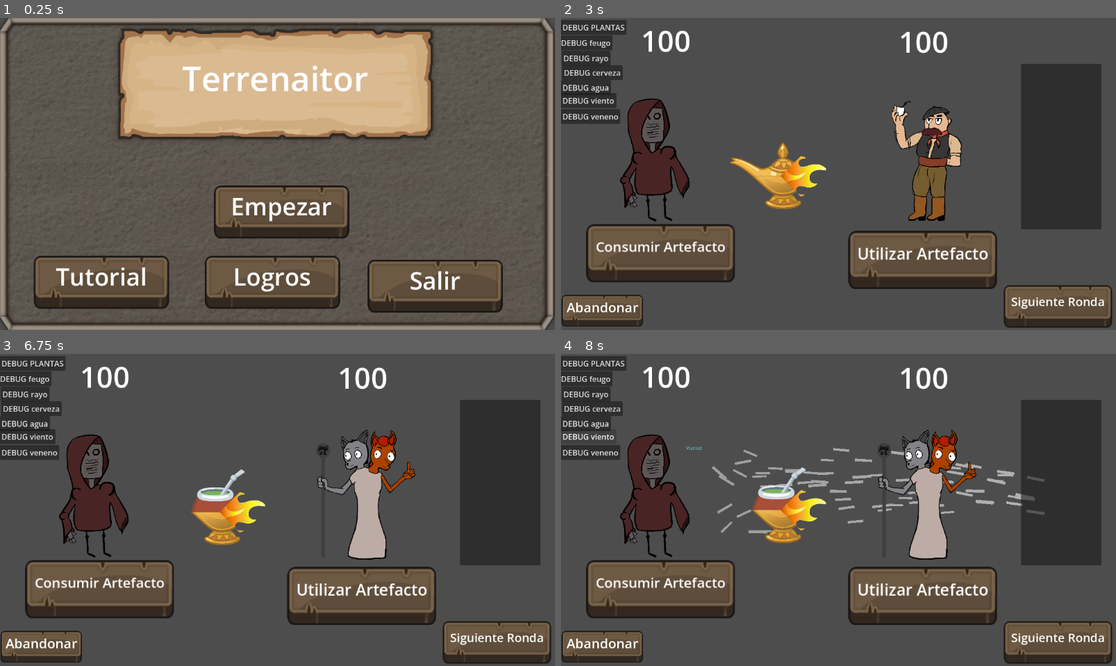
Above: before the commit, frames 1-4 (two rows, left to right).
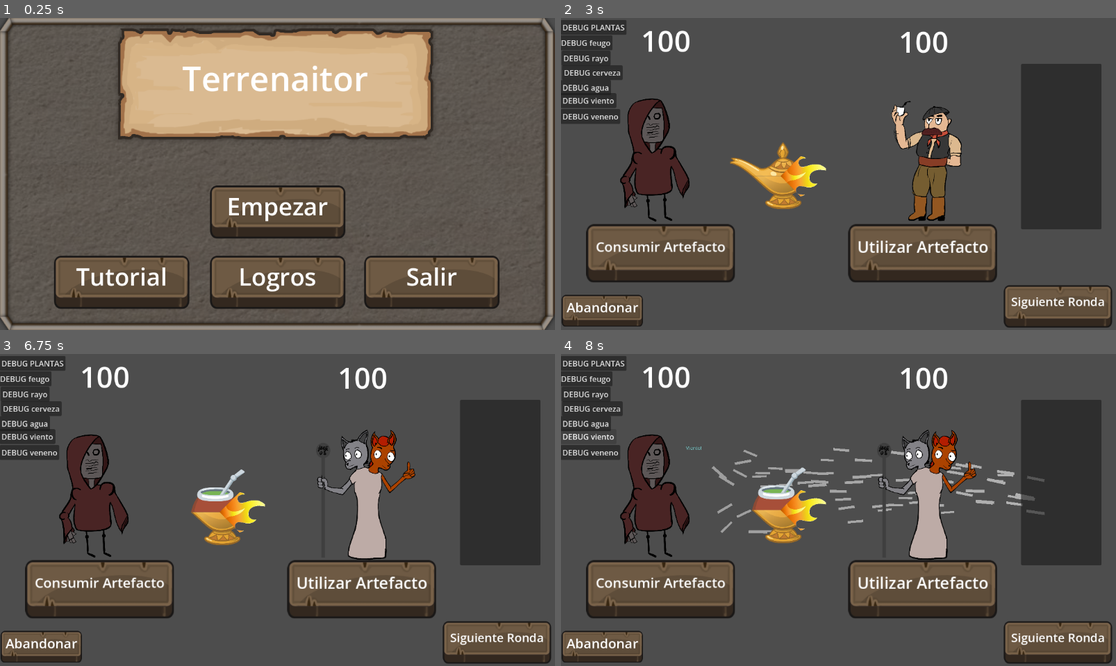
Above: after the commit, the same moments.

Repository: JuanPabloT/GameJam-DCUBA-juego333
Game: Godot game, scene res://escenas/mainmenu.tscn
Same seed, same stepped clock (60 frames per second), same inputs: the game is played once before the commit and once after it.
Inputs:
- Up to frame 1 (0.25 s): no input
- Up to frame 2 (3 s): click "Empezar" at 0.5 s; click "Volver al menu" at 1.25 s; click "Empezar" at 2 s; click "Comenzar combate" at 2.75 s
- Up to frame 3 (6.75 s): click "Abandonar" at 3.5 s; click "Logros" at 4.25 s; click "Logros" at 5 s; click "Empezar" at 5.75 s; click "Comenzar combate" at 6.5 s
- Up to frame 4 (8 s): click "DEBUG viento" at 7.25 s

The runs differ from the first frame. In frame 1, 5.2% of the frame differs, in the area x 6-91%, y 53-95%; in frame 2, 2.8%; in frame 3, 2.8%; in frame 4, 2.8%.

Commit message:
moveset de enemigos

Diff:
--- a/escenas/combate.tscn
+++ b/escenas/combate.tscn
@@ -109,9 +109,9 @@
 [node name="Utilizar" parent="Camera2D/Buttons control" unique_id=2123190864 instance=ExtResource("2_4whe8")]
 layout_mode = 1
 offset_left = -4.0
-offset_top = 94.0
+offset_top = 80.0
 offset_right = 285.0
-offset_bottom = 212.0
+offset_bottom = 198.0
 scale = Vector2(1.1, 1.1)
 label_text = "Utilizar Artefacto"
 
--- a/escenas/enemigo_provisional.gd
+++ b/escenas/enemigo_provisional.gd
@@ -64,49 +64,103 @@
 			enemy.deal_ordinary_damage(randi_range(15, 0))
 
 func _clemen_tina_turn() -> void:
-
+	match randi_range(0,2):
+		0:
+			self.add_shield(5)
+			enemy.apply_water()
+			enemy.deal_ordinary_damage(randi_range(3, 6))
+		1:
+			self.heal_by(7)
+			enemy.apply_lightning()
+			enemy.deal_ordinary_damage(randi_range(3, 6))
+		2:
+			enemy.set_on_fire()
+			enemy.apply_poison(2)
+			enemy.deal_ordinary_damage(randi_range(4, 10))
 	pass
 
 
 func _elemental_turn() -> void:
-	#ataques que aplican fuego
-	pass
+	match randi_range(0,2):
+		0:
+			enemy.set_on_fire()
+			enemy.deal_ordinary_damage(randi_range(2, 7))
+		1:
+			enemy.set_on_fire()
+			enemy.set_on_fire()
+		2:
+			self.set_on_fire()
+			self.heal_by(10)
+			enemy.deal_ordinary_damage(randi_range(0, 5))
 
 
 func _liliana_turn() -> void:
-	#ataques que aplican viento
-	pass
+	match randi_range(0,6):
+		0,1,2:
+			enemy.apply_wind()
+			enemy.deal_ordinary_damage(randi_range(4, 8))
+		3,4:
+			enemy.apply_wind()
+			self.apply_wind()
+		5,6:
+			self.set_on_fire()
+			self.apply_wind()
+			enemy.deal_ordinary_damage(5)
 
 
 func _gaucho_turn() -> void:
-	pass
+	match randi_range(0,5):
+		0,1,2:
+			self.apply_beer()
+			enemy.deal_ordinary_damage(randi_range(4, 7))
+		3,4:
+			self.apply_beer()
+			self.apply_beer()
+			enemy.deal_ordinary_damage(randi_range(3, 6))
+		5:
+			enemy.apply_beer()
+			self.apply_water()
+			enemy.deal_ordinary_damage(randi_range(4, 10))
 
 
 func _alien_turn() -> void:
 	match randi_range(0,3):
 		0:
+			enemy.apply_lightning()
 			self.add_shield(10)
 		1,2:
 			self.add_shield(5)
-			enemy.deal_ordinary_damage(randi_range(5, 10))
+			enemy.deal_ordinary_damage(randi_range(3, 8))
 		3:
-			enemy.deal_ordinary_damage(randi_range(5, 15))
+			self.apply_wind()
+			enemy.deal_ordinary_damage(randi_range(4, 10))
 
 
 func _bruja_turn() -> void:
-	#ataques que aplican agua
 	match randi_range(0,2):
 		0:
-			pass
+			enemy.apply_poison(2)
+			self.heal_by(5)
 		1:
-			pass
+			self.apply_water()
+			self.heal_by(8)
+			enemy.deal_ordinary_damage(randi_range(1, 6))
 		2:
-			enemy.deal_ordinary_damage(randi_range(5, 15))
+			enemy.apply_poison(2)
+			enemy.deal_ordinary_damage(randi_range(5, 10))
 
 
 func _apple_turn() -> void:
-	#ataques que aplican root
-	pass
+	match randi_range(0,4):
+		0,1:
+			enemy.apply_root()
+			self.apply_root()
+			enemy.deal_ordinary_damage(randi_range(1, 6))
+		2,3:
+			enemy.apply_root()
+			enemy.deal_ordinary_damage(randi_range(4, 8))
+		4:
+			enemy.deal_ordinary_damage(randi_range(10, 20))
 
 
 func _on_beer_pressed() -> void:
--- a/escenas/mainmenu.tscn
+++ b/escenas/mainmenu.tscn
@@ -50,11 +50,11 @@
 metadata/_edit_use_anchors_ = true
 
 [node name="Iniciar" parent="Camera2D/Main Menu/Buttons menu" unique_id=515566042 instance=ExtResource("2_ebd4j")]
-layout_mode = 0
-anchors_preset = 0
-anchor_left = 0.0
+layout_mode = 1
+anchors_preset = -1
+anchor_left = -0.0069384216
 anchor_top = 0.0
-anchor_right = 0.0
+anchor_right = -0.0069384216
 anchor_bottom = 0.0
 offset_left = 440.0
 offset_top = 14.0
@@ -66,11 +66,11 @@
 metadata/_edit_use_anchors_ = true
 
 [node name="Logros2" parent="Camera2D/Main Menu/Buttons menu" unique_id=1839739466 instance=ExtResource("2_ebd4j")]
-layout_mode = 0
-anchors_preset = 0
-anchor_left = 0.0
+layout_mode = 1
+anchors_preset = -1
+anchor_left = 0.00954033
 anchor_top = 0.0
-anchor_right = 0.0
+anchor_right = 0.00954033
 anchor_bottom = 0.0
 offset_left = 421.0
 offset_top = 160.0
@@ -82,12 +82,12 @@
 metadata/_edit_use_anchors_ = true
 
 [node name="salir" parent="Camera2D/Main Menu/Buttons menu" unique_id=1472938865 instance=ExtResource("2_ebd4j")]
-layout_mode = 0
-anchors_preset = 0
-anchor_left = 0.0
-anchor_top = 0.0
-anchor_right = 0.0
-anchor_bottom = 0.0
+layout_mode = 1
+anchors_preset = -1
+anchor_left = -0.0060711186
+anchor_top = -0.025236594
+anchor_right = -0.0060711186
+anchor_bottom = -0.025236594
 offset_left = 759.0
 offset_top = 168.0
 offset_right = 1048.0
@@ -99,9 +99,9 @@
 
 [node name="Tutorial" parent="Camera2D/Main Menu/Buttons menu" unique_id=1901478283 instance=ExtResource("2_ebd4j")]
 layout_mode = 1
-offset_left = -510.5
+offset_left = -468.5
 offset_top = 1.5
-offset_right = -221.5
+offset_right = -179.5
 offset_bottom = 119.5
 label_text = "Tutorial"
 
